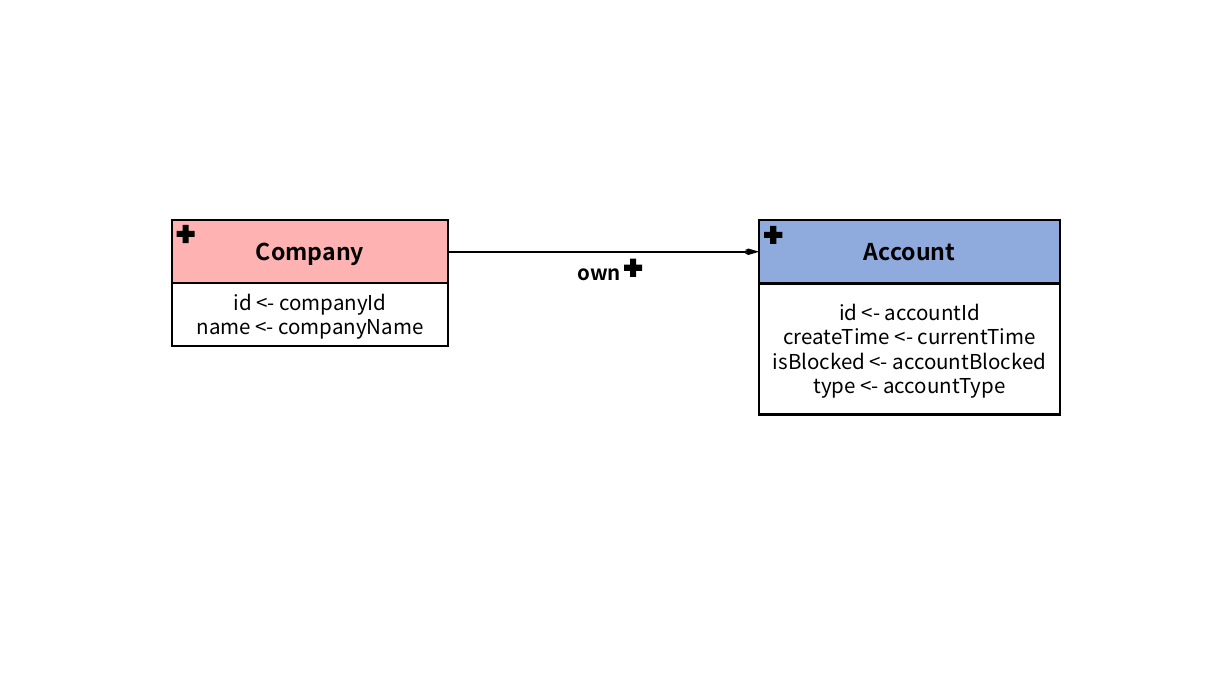
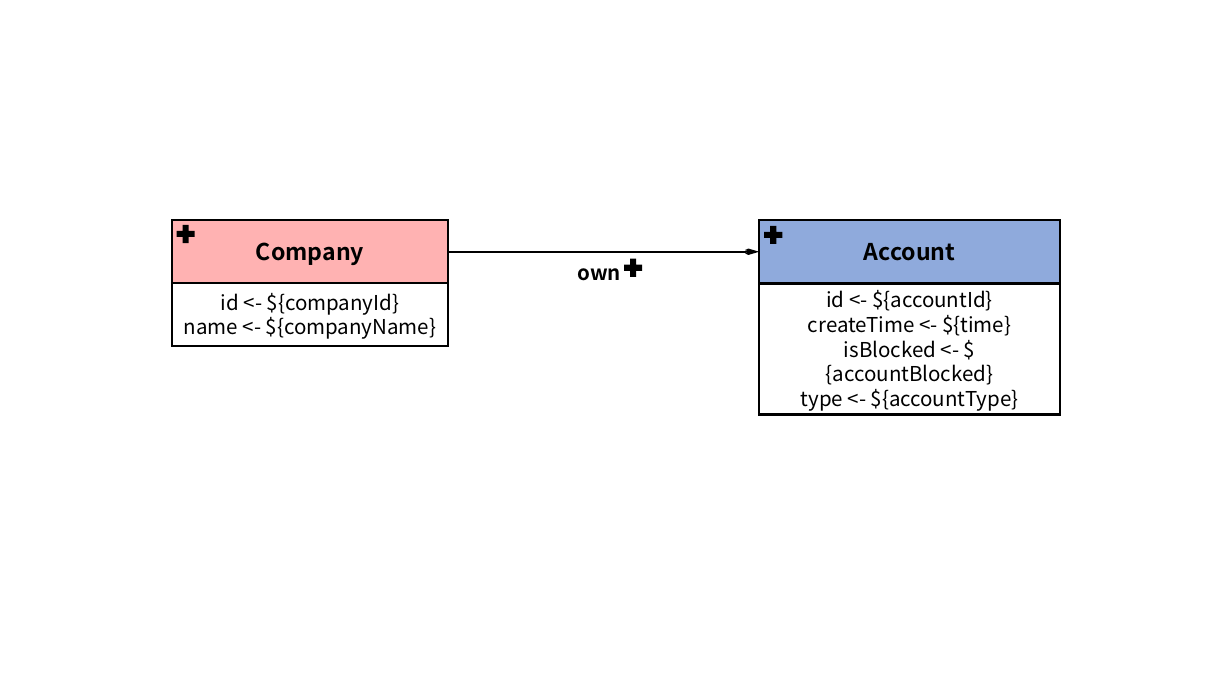
Before and after one commit to ldbc/ldbc_finbench_docs, a slide deck: slide 2 of patterns/transaction-write.pptx. Drawn at 1232x693 pixels with LibreOffice and Linux fonts; fonts in the diff are those of the drawing. Boxes give left, top, right and bottom in pixels: in the first picture for what was removed or moved away, otherwise in the second. Text is boxed around its words. In the diff, an @@ line names an element or a change of style, - is before the commit and + after.

```diff
--- a/patterns/transaction-write.pptx
+++ b/patterns/transaction-write.pptx
@@ text in rectangle at (x1=184, y1=293, x2=436, y2=339): text changed @@
-id <- companyId
-name <- companyName
+id <- ${companyId}
+name <- ${companyName}
@@ text in rectangle at (x1=801, y1=290, x2=1019, y2=411): text changed @@
-id <- accountId
-createTime <- currentTime
-isBlocked <- accountBlocked
-type <- accountType
+id <- ${accountId}
+createTime <- ${time}
+isBlocked <- ${accountBlocked}
+type <- ${accountType}
```
Also in this commit, not shown: 10 other slides changed, 43 other files.
